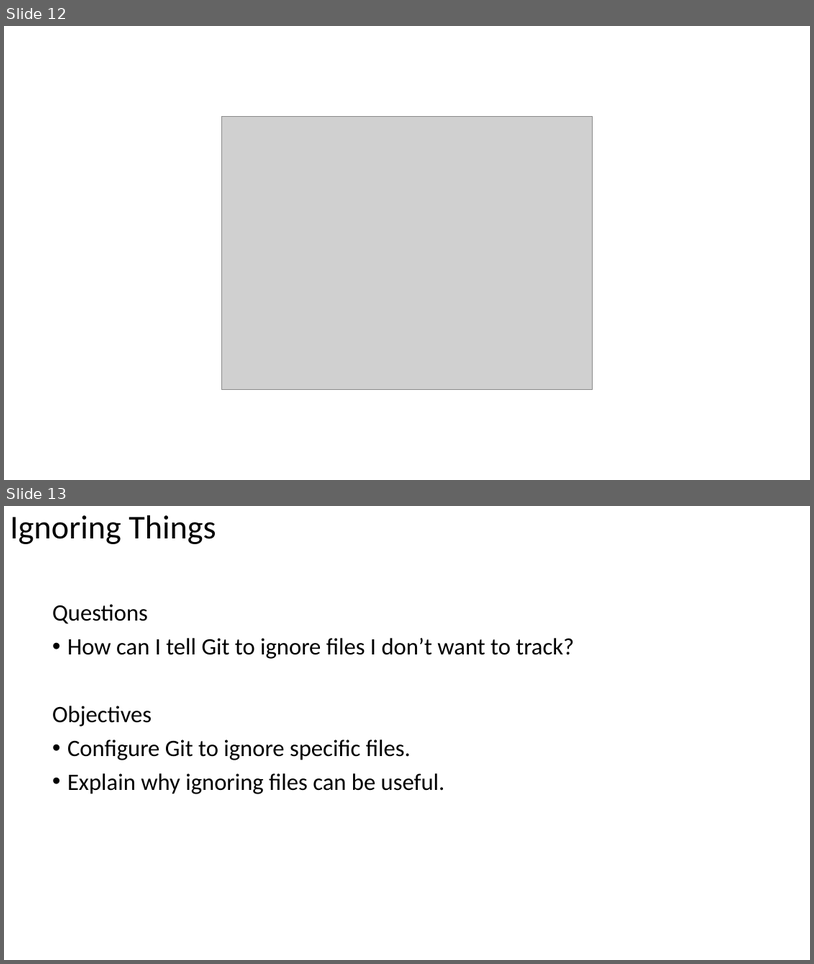
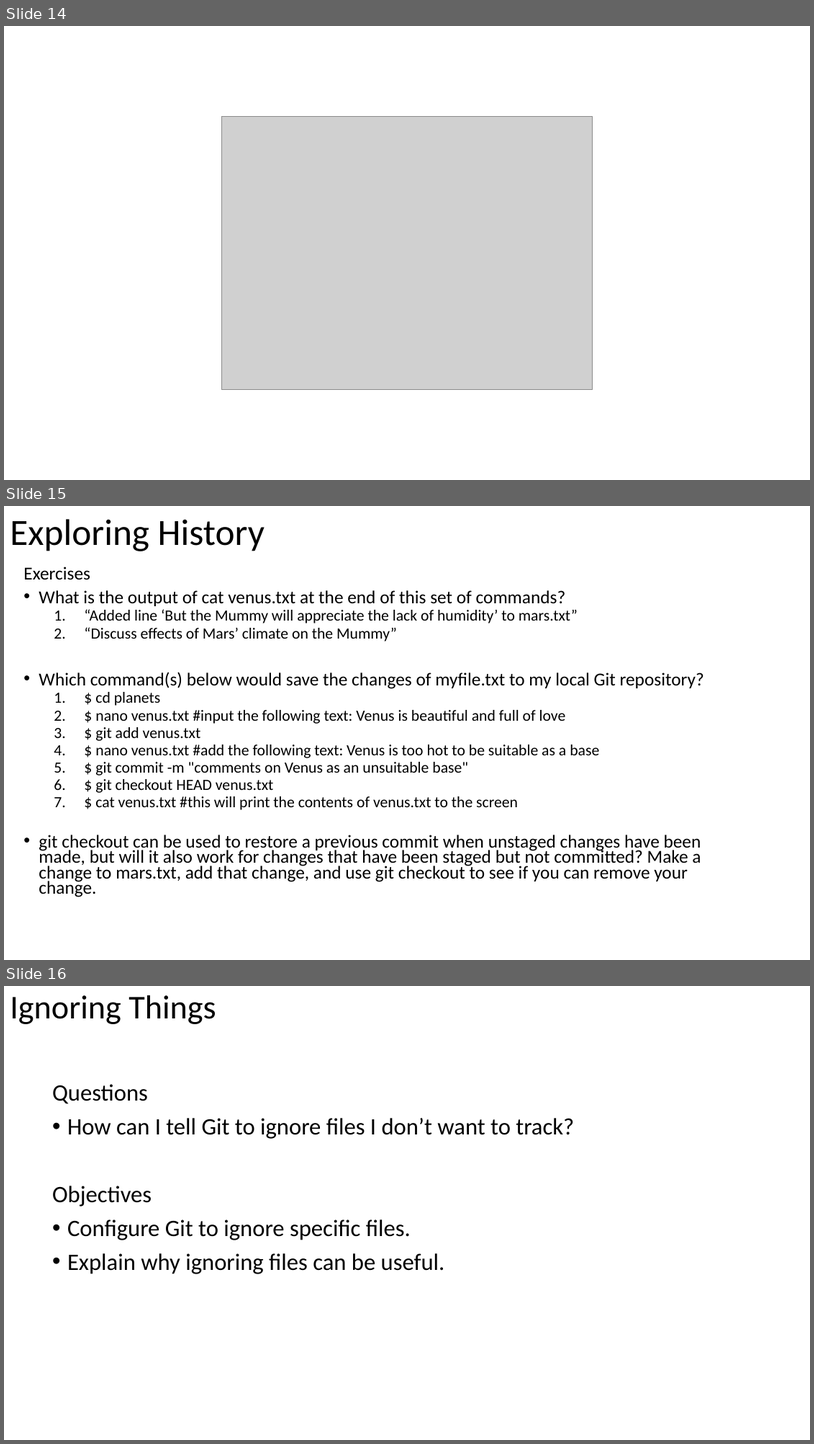
Before and after one commit to heatherciallella/SWC_Workshop_RUC_Fall17, a slide deck: Version control with Git/Version control with Git.pptx. Shown one above the other, each under a label of ours: slides 12 and 13 before the commit, slides 14, 15 and 16 after it. The pictures are 814x964 and 814x1444 pixels, drawn with LibreOffice and Linux fonts; fonts in the diff are those of the drawing; grey boxes stand for pictures. Boxes give left, top, right and bottom in pixels: in the first picture for what was removed or moved away, otherwise in the second. Text is boxed around its words. In the diff, an @@ line names an element or a change of style, - is before the commit and + after.

Commit message:
added some exercises to the ppt.

```diff
--- a/Version control with Git/Version control with Git.pptx
+++ b/Version control with Git/Version control with Git.pptx
@@ slide 15 added at [4,506,810,960], background #FFFFFF @@
@@ title added at [10,519,265,551], 44 pt, text #000000 @@
+Exploring History
@@ text added at [23,566,705,897], 18.6 pt, text #000000 @@
+Exercises
+• What is the output of cat venus.txt at the end of this set of commands?
+  1. “Added line ‘But the Mummy will appreciate the lack of humidity’ to mars.txt”
+  2. “Discuss effects of Mars’ climate on the Mummy”
+• Which command(s) below would save the changes of myfile.txt to my local Git repository?
+  1. $ cd planets
+  2. $ nano venus.txt #input the following text: Venus is beautiful and full of love
+  3. $ git add venus.txt
+  4. $ nano venus.txt #add the following text: Venus is too hot to be suitable as a base
+  5. $ git commit -m "comments on Venus as an unsuitable base"
+  6. $ git checkout HEAD venus.txt
+  7. $ cat venus.txt #this will print the contents of venus.txt to the screen
+• git checkout can be used to restore a previous commit when unstaged changes have been made, but will it also work for changes that have been staged but not committed? Make a change to mars.txt, add that change, and use git checkout to see if you can remove your change.
@@ what was slide 12 is now slide 14 @@
@@ what was slide 13 is now slide 16 @@
```
Also in this commit, not shown: 3 other slides added.
